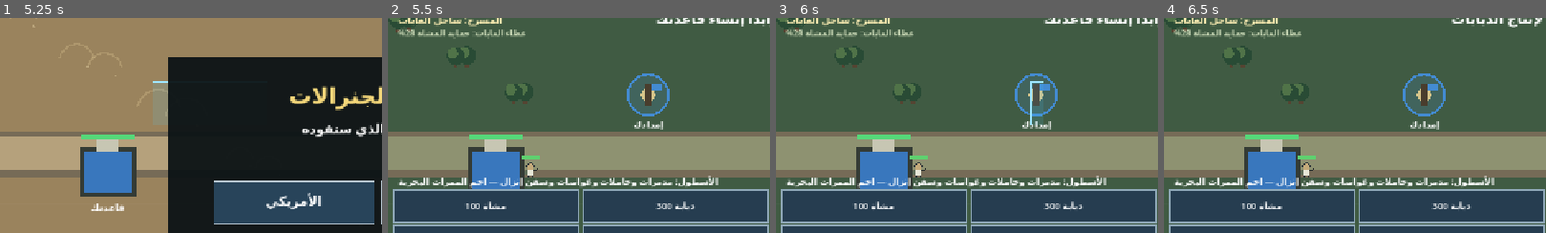
Above: before the commit, frames 1-4 (left to right).
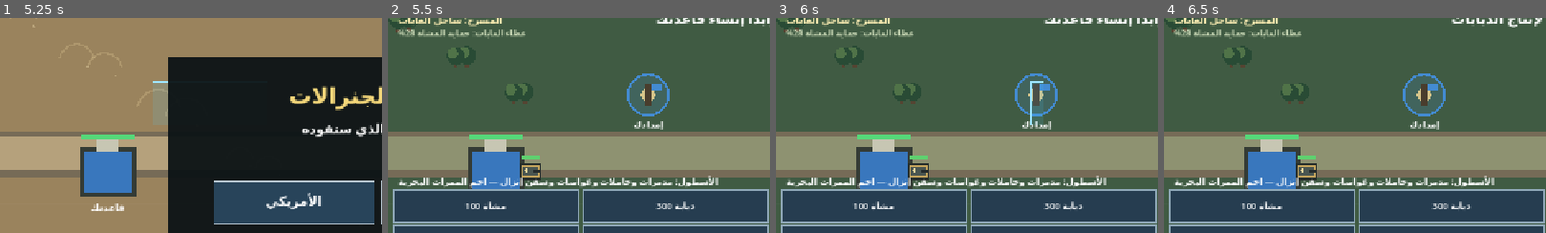
Above: after the commit, the same moments.

Repository: Jamalalbaroty/storm-generals-mobil
Game: Godot game, scene res://main.tscn
Same seed, same stepped clock (60 frames per second), same inputs: the game is played once before the commit and once after it.
Inputs (mouse positions are % of the whole screen's width and height, from its top left):
- Up to frame 1 (5.25 s): tap Enter at 0.5, 2, 3.5 s; move the mouse to (72, 45) at 0.52 s; click (72, 45) at 0.67 s; tap Space at 1.25, 2.75, 4.25 s; drag from (30, 55) to (45, 70) at 1.27 s; move the mouse to (60, 28) at 2.02 s; click (60, 28) at 2.17 s; drag from (45, 70) to (20, 35) at 2.77 s; move the mouse to (80, 65) at 3.52 s; click (80, 65) at 3.67 s; drag from (20, 35) to (35, 25) at 4.27 s; move the mouse to (55, 50) at 5.02 s; click (55, 50) at 5.17 s
- Up to frame 2 (5.5 s): no input
- Up to frame 3 (6 s): drag from (35, 25) to (30, 55) at 5.77 s
- Up to frame 4 (6.5 s): no input
The pictures show only the part of the screen within x 0-50%, y 10-60%; the shares and areas given below are measured in that part.

Frame 1 is identical in both runs. In frame 2, 0.4% of the frame differs, in the area x 35-40%, y 67-76%; in frame 3, 0.4%; in frame 4, 0.4%.

Commit message:
feat: add builder vehicle movement and battlefield rendering

Diff:
--- a/main.gd
+++ b/main.gd
@@ -283,6 +283,14 @@
 							unit.attack_cd = _helicopter_cooldown(unit)
 					else:
 						unit.pos += (heli_destination - unit.pos).normalized() * delta * 78.0
+					continue
+				if unit.kind == "builder":
+					if unit.has("target"):
+						var builder_target: Vector2 = unit.target
+						if unit.pos.distance_to(builder_target) > 8.0:
+							unit.pos += (builder_target - unit.pos).normalized() * delta * 32.0
+						else:
+							unit.erase("target")
 					continue
 				if unit.kind == "fighter":
 					var air_target = _landing_craft_air_threat_target(unit.pos, "enemy")
@@ -1267,6 +1275,13 @@
 			draw_line(_unit_rotated_point(u.pos, Vector2(-12, -8), plane_angle), _unit_rotated_point(u.pos, Vector2(-18, -17), plane_angle), Color("#e4d9a7"), 2)
 			draw_line(_unit_rotated_point(u.pos, Vector2(-12, 8), plane_angle), _unit_rotated_point(u.pos, Vector2(-18, 17), plane_angle), Color("#e4d9a7"), 2)
 			draw_circle(_unit_rotated_point(u.pos, Vector2(7, 0), plane_angle), 3, Color("#9bd5e5"))
+		elif u.kind == "builder":
+			var builder_facing := _unit_facing_angle(u)
+			draw_colored_polygon(_rotated_rect_points(u.pos, Vector2(38, 27), builder_facing), Color("#252d2b"))
+			draw_colored_polygon(_rotated_rect_points(u.pos, Vector2(32, 21), builder_facing), Color("#c3a45d") if u.team == "player" else Color("#9a554b"))
+			draw_colored_polygon(_unit_polygon_points(u.pos, PackedVector2Array([Vector2(-12, -8), Vector2(12, -8), Vector2(12, 8), Vector2(-12, 8)]), builder_facing), Color("#4a5651"))
+			draw_line(_unit_rotated_point(u.pos, Vector2(4, 0), builder_facing), _unit_rotated_point(u.pos, Vector2(19, 0), builder_facing), Color("#252c2c"), 4.0)
+			draw_circle(_unit_rotated_point(u.pos, Vector2(-7, -2), builder_facing), 3.0, Color("#e4d39a"))
 		elif u.kind == "tank":
 			var facing = _unit_facing_angle(u)
 			var track_color := Color("#20292b")
@@ -1329,7 +1344,7 @@
 			draw_rect(Rect2(u.pos + Vector2(-17, -4), Vector2(13, 8)), Color("#8c9b9c"))
 			for passenger_marker in range(int(u.get("passengers", 0))):
 				draw_circle(u.pos + Vector2(-10.0 + passenger_marker * 8.0, -1.0), 2.2, Color("#e0c995"))
-		var max_hp := 520.0 if u.kind == "carrier" else (260.0 if u.kind == "destroyer" else (220.0 if u.kind == "landing_craft" else (210.0 if u.kind ==  …(192 unchanged characters)…
+		var max_hp := 520.0 if u.kind == "carrier" else (260.0 if u.kind == "destroyer" else (220.0 if u.kind == "builder" or u.kind == "landing_craft" else (210.0 if u.kind ==  …(192 unchanged characters)…
 		var hp_ratio := clampf(float(u.get("hp", 0)) / max_hp, 0.0, 1.0)
 		draw_rect(Rect2(u.pos + Vector2(-16, -25), Vector2(32, 4)), Color("#352c2a"))
 		draw_rect(Rect2(u.pos + Vector2(-16, -25), Vector2(32.0 * hp_ratio, 4)), Color("#5ed16f") if hp_ratio > 0.35 else Color("#e85c4a"))
@@ -2207,7 +2222,7 @@
 			enemy_carriers += 1
 		elif unit.kind == "submarine":
 			enemy_submarines += 1
-		else:
+		elif unit.kind == "infantry":
 			enemy_infantry += 1
 
 	# Read the player's visible ground composition and scale counter-unit limits.
@@ -2463,7 +2478,7 @@
 				unit_spawn = dock.pos
 				break
 	var naval_hp := 520 if kind == "carrier" else (210 if kind == "submarine" else (220 if kind == "landing_craft" else 260))
-	var unit_hp := naval_hp if kind in ["carrier", "submarine", "landing_craft", "destroyer"] else (180 if kind == "helicopter" else (120 if kind == "fighter" else (150 if kind == "tank" else 100)))
+	var unit_hp := naval_hp if kind in ["carrier", "submarine", "landing_craft", "destroyer"] else (220 if kind == "builder" else (180 if kind == "helicopter" else (120 if kind == "fighter" else (150 if kind == "tank" else 100))))
 	var spawned_unit: Dictionary = {"pos": unit_spawn, "team": "player", "kind": kind, "faction": faction, "hp": unit_hp, "attack_cd": 0.0, "launch_cd": 16.0}
 	if kind == "landing_craft":
 		spawned_unit["home_pos"] = unit_spawn
@@ -2482,6 +2497,8 @@
 		unit_name = "مدمرة بحرية"
 	elif kind == "infantry":
 		unit_name = "جندي"
+	elif kind == "builder":
+		unit_name = "مركبة بناء"
 	elif kind == "tank":
 		unit_name = "دبابة"
 	elif kind == "helicopter":
